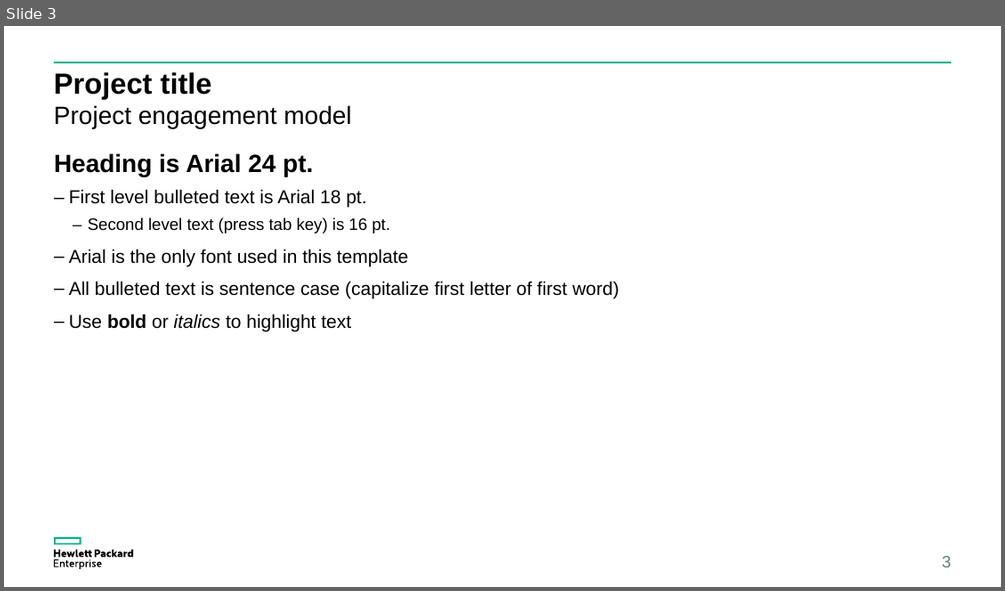
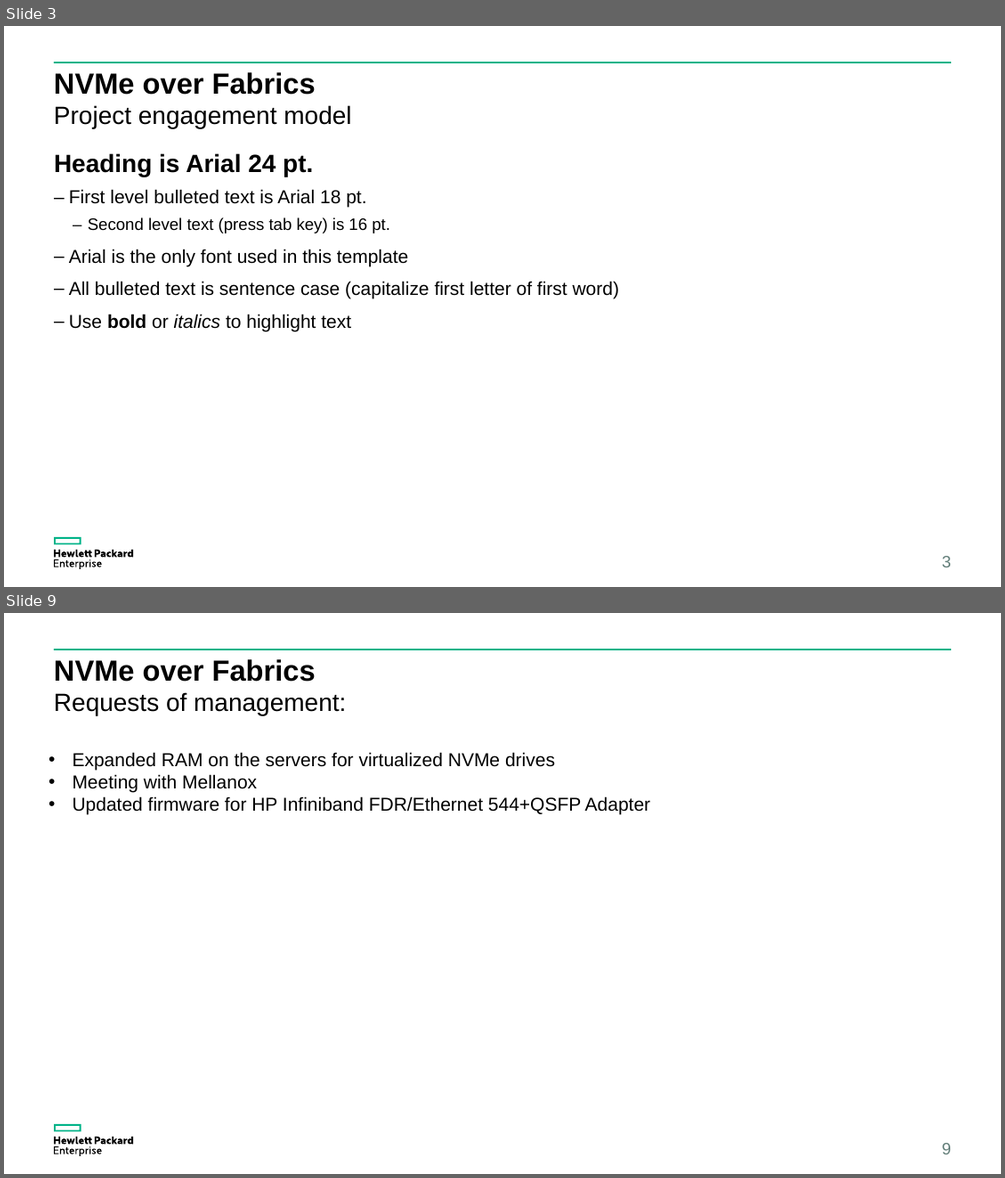
Before and after one commit to coy-humphrey/nvme-hpe, a slide deck: deliverables/HPE Presentation.pptx. Shown one above the other, each under a label of ours: slide 3 before the commit, slides 3 and 9 after it; the slides between them are not shown. The pictures are 1005x591 and 1005x1178 pixels, drawn with LibreOffice and Linux fonts; fonts in the diff are those of the drawing. Boxes give left, top, right and bottom in pixels: in the first picture for what was removed or moved away, otherwise in the second. Text is boxed around its words. In the diff, an @@ line names an element or a change of style, - is before the commit and + after.

```diff
--- a/deliverables/HPE Presentation.pptx
+++ b/deliverables/HPE Presentation.pptx
@@ slide 9 added at [4, 613, 1001, 1174], background #FFFFFF; not listed: 3 template elements that a slide beside it also shows @@
@@ title added at [54, 659, 316, 682], 28 pt, text #000000, bold @@
+NVMe over Fabrics
@@ text added at [54, 692, 346, 715], 24 pt, text #000000 @@
+Requests of management:
@@ text added at [73, 752, 651, 815], 18 pt, text #000000 @@
+• Expanded RAM on the servers for virtualized NVMe drives
+• Meeting with Mellanox
+• Updated firmware for HP Infiniband FDR/Ethernet 544+QSFP Adapter
@@ page number added at [942, 1143, 951, 1154], 16 pt, text #617D78 @@
+9
@@ slide 3 changed as well @@
@@ title at [54, 72, 316, 95]: text changed @@
-Project title
+NVMe over Fabrics
```
Also in this commit, not shown: 4 other slides changed, 4 other slides added, 13 slides removed.
